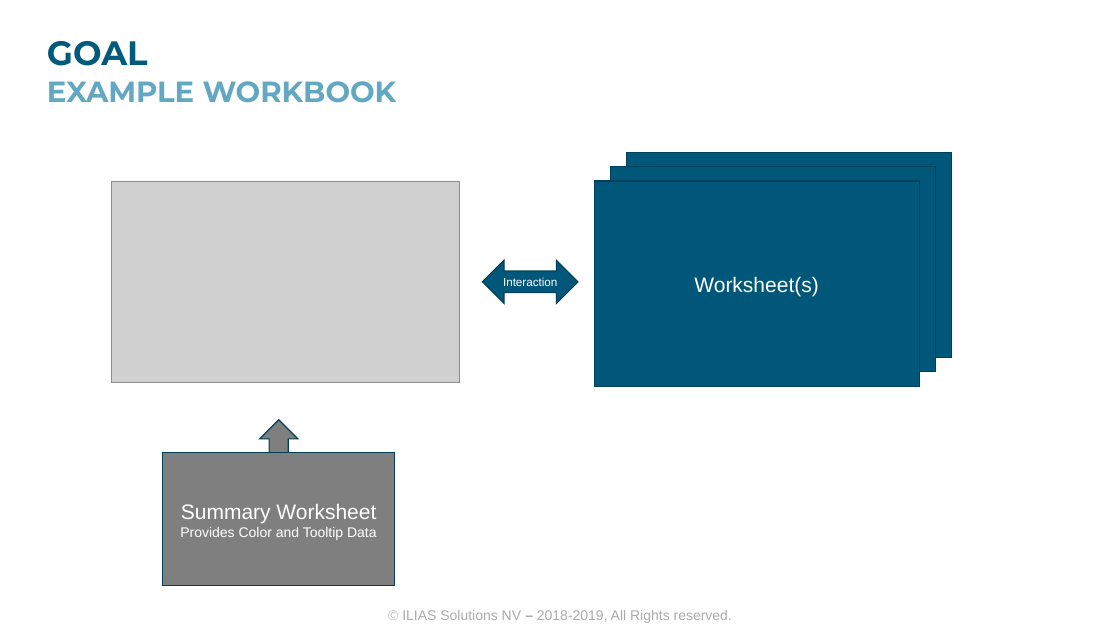
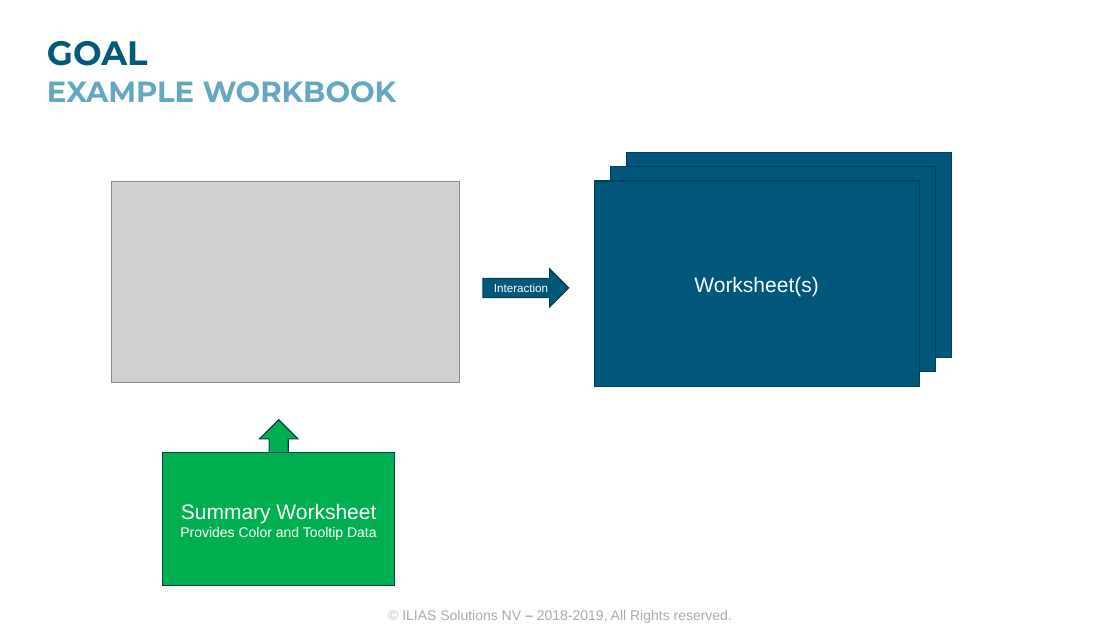
Before and after one commit to niek-ilias/niek-ilias.github.io, a slide deck: slide 4 of 3d-asset/documents/3D Model.pptx. Drawn at 1120x630 pixels with LibreOffice and Linux fonts; fonts in the diff are those of the drawing; grey boxes stand for pictures; background and template pictures are left out. Boxes give left, top, right and bottom in pixels: in the first picture for what was removed or moved away, otherwise in the second. Text is boxed around its words. In the diff, an @@ line names an element or a change of style, - is before the commit and + after.

```diff
--- a/3d-asset/documents/3D Model.pptx
+++ b/3d-asset/documents/3D Model.pptx
@@ right arrow "Interaction": place and size @@
-right arrow "Interaction" at bbox=[482, 260, 578, 303]
+right arrow "Interaction" at bbox=[483, 269, 569, 307]
@@ right arrow "Interaction" at bbox=[483, 269, 569, 307]: left right arrow to right arrow @@
@@ right arrow at bbox=[260, 420, 297, 470]: fill #7F7F7F to #00B050 @@
@@ rectangle "Summary Worksheet" at bbox=[163, 453, 396, 586]: fill #7F7F7F to #00B050 @@
```
Also in this commit, not shown: 4 other slides changed, 1 slide added, 2 slides removed, 4 other files.
